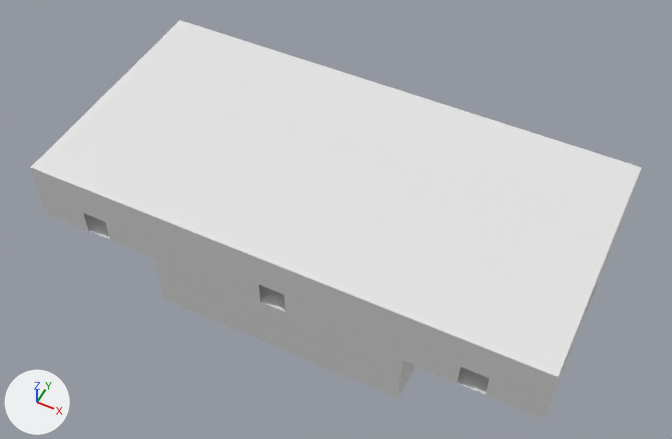
The Blender file Assets/Prefabs/Arena/arena2.blend: old version first, new version second.
Before and after are seen from a camera (50 mm lens) standing at (23.3, -86.5, 116.7) and looking at (-19.7, -0.6, 9.4). Arrows for +X, +Y and +Z are at lower left; the lights stay in place.
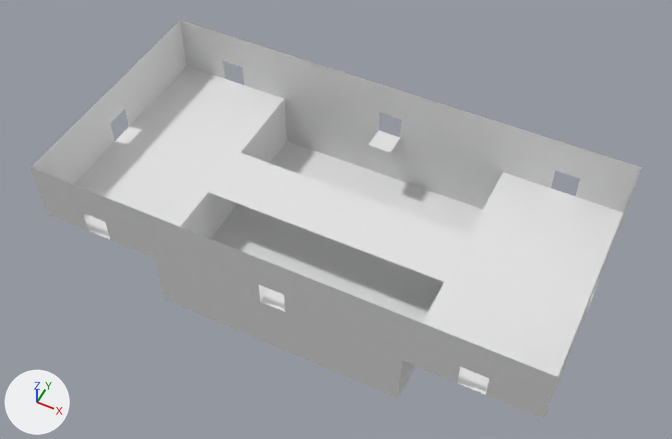
Pixel boxes [x1, y1, x2, y2] of what changed, in the pictures (672 x 439 px):
'Plane.007', hidden: before [31, 20, 641, 377]
'Plane.015', unchanged, uncovered by the edit: before [458, 282, 598, 395]; after [422, 172, 623, 395]
'Plane', unchanged, uncovered by the edit: before [83, 213, 110, 239]; after [74, 66, 284, 239]
'Plane.016', unchanged, uncovered by the edit: before [259, 285, 269, 302]; after [211, 141, 483, 323]
'Cube', unchanged, uncovered by the edit: after [209, 153, 469, 282]

Edits to the bpy script that builds the scene:
```text
Change ob_plane_007:
    add ob_plane_007.hide_set(True)
```
